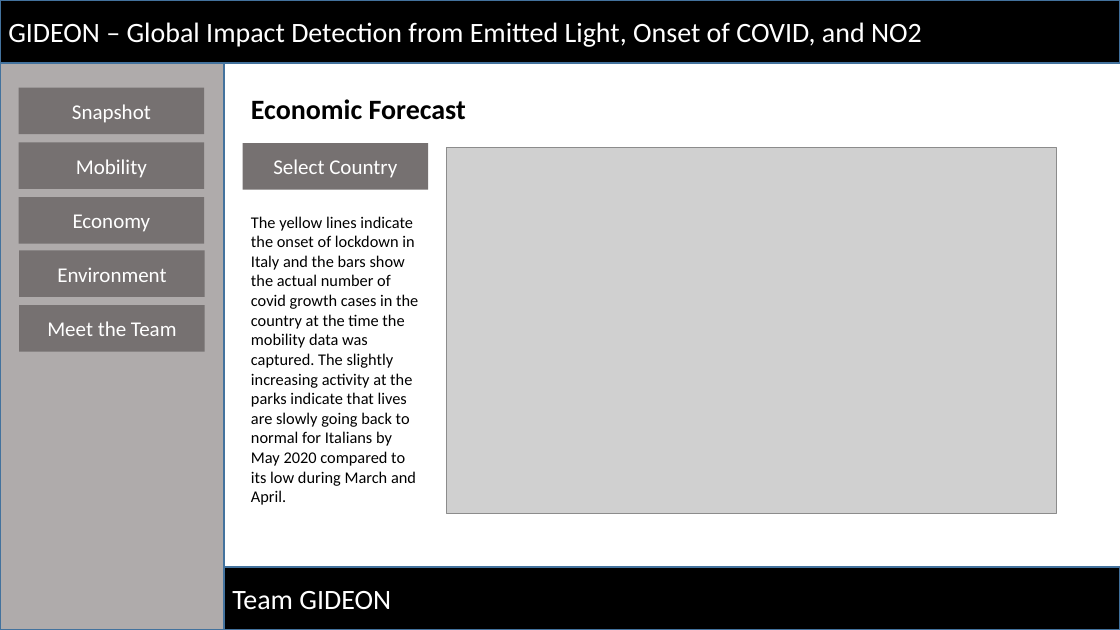
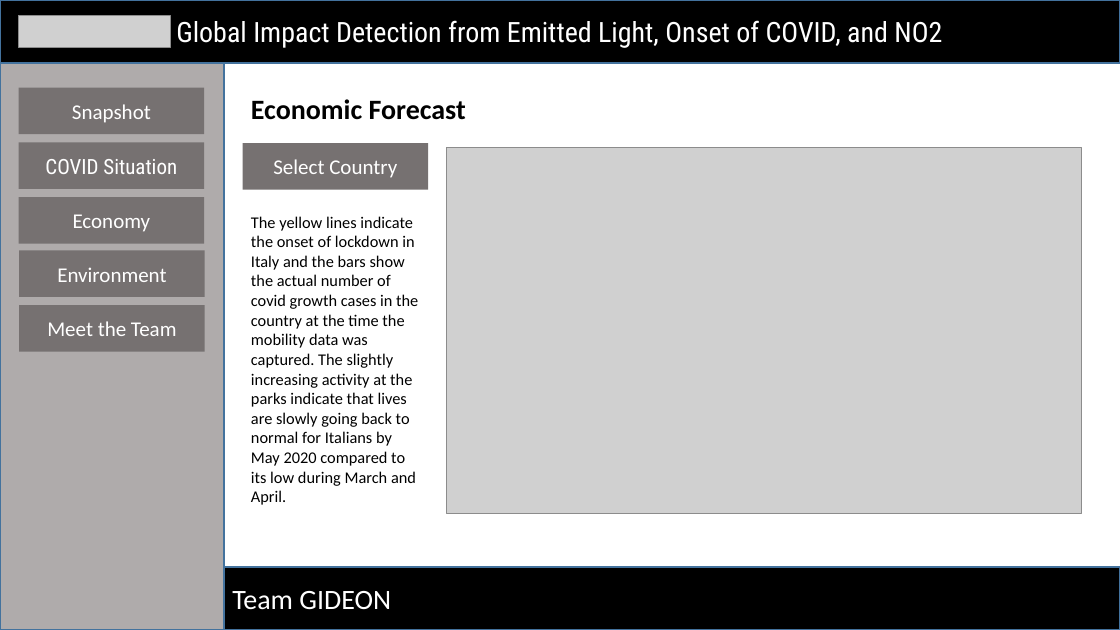
Before and after one commit to docligot/gqueers_space_apps, a slide deck: slide 3 of wireframe/Wireframe.pptx. Drawn at 1120x630 pixels with LibreOffice and Linux fonts; fonts in the diff are those of the drawing; grey boxes stand for pictures. Boxes give left, top, right and bottom in pixels: in the first picture for what was removed or moved away, otherwise in the second. Text is boxed around its words. In the diff, an @@ line names an element or a change of style, - is before the commit and + after.

```diff
--- a/wireframe/Wireframe.pptx
+++ b/wireframe/Wireframe.pptx
@@ picture added at (x1=18, y1=15, x2=171, y2=47) @@
@@ text in rectangle at (x1=176, y1=20, x2=942, y2=48): text changed; font Calibri to Roboto Condensed @@
-GIDEON – Global Impact Detection from Emitted Light, Onset of COVID, and NO2
+Global Impact Detection from Emitted Light, Onset of COVID, and NO2
@@ picture resized from (x1=447, y1=147, x2=1057, y2=513) to (x1=447, y1=147, x2=1082, y2=513) @@
@@ text in rectangle at (x1=45, y1=159, x2=177, y2=174): text changed; font Calibri to Roboto Condensed @@
-Mobility
+COVID Situation
```
Also in this commit, not shown: 4 other slides changed.
